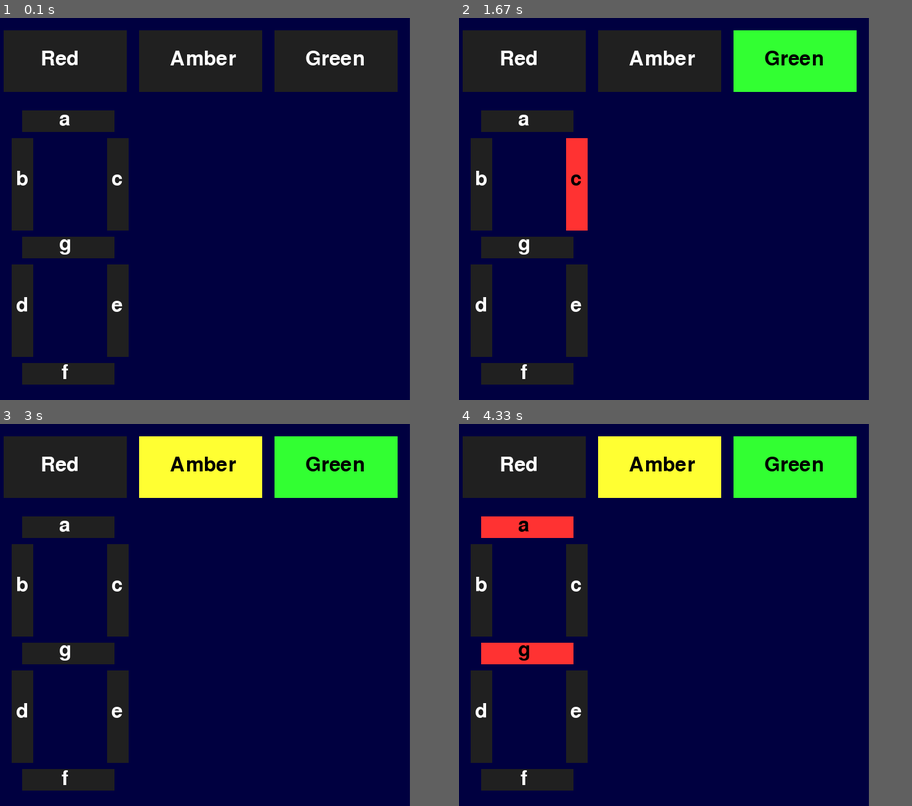
Above: before the commit, frames 1-4 (two rows, left to right).
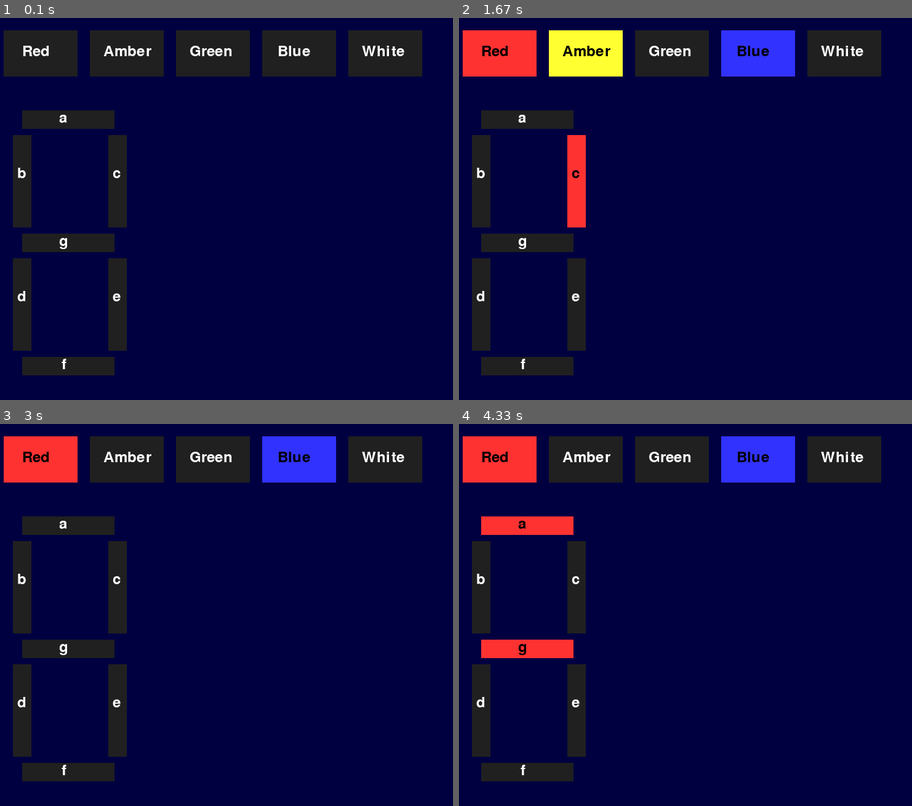
Above: after the commit, the same moments.

Repository: JulianNicholls/Raspberry-Pi-Misc
Game: pygame game, started from python/pygame/led_ui.py
Two runs of this game, one before a commit and one after it. Both use one fixed random seed, a clock stepped at 60 frames per second and the inputs below.
Inputs (mouse positions are in pixels of both pictures, inside the frame that each line leads up to):
- Up to frame 1 (0.1 s): no input
- Up to frame 2 (1.67 s): click "Red" at 0.38 s; click (572, 212) at 0.72 s; click (748, 75) at 1.05 s; click (558, 67) at 1.38 s
- Up to frame 3 (3 s): click "Amber" at 2.22 s; click "c" at 2.55 s
- Up to frame 4 (4.33 s): click (504, 530) at 3.38 s; click (531, 653) at 3.72 s
The window is 680x620 before the commit and 750x620 after it. Grey fills any space a smaller window leaves; there, only what the larger window draws over its background counts as a difference.

The runs differ from the first frame. In frame 1, 10% of the frame differs, in the area x 0-94%, y 3-96%; in frame 2, 16%; in frame 3, 16%; in frame 4, 16%.

Commit message:
Add more LEDs.
Resize and add more buttons.
Resize window to accommodate more buttons.
Remove default sizes from PinButton class.

Diff:
--- a/python/pygame/led_ui.py
+++ b/python/pygame/led_ui.py
@@ -14,6 +14,8 @@
 red_pin     = 11    # Pin Number, GPIO 17
 amber_pin   = 13    # Pin Number, GPIO 27
 green_pin   = 15    # Pin Number, GPIO 22
+blue_pin    = 29    # Pin Number, GPIO 5
+white_pin   = 31    # Pin Number, GPIO 6
 
 # 7-segment pins (See drive_7_segment.py for more details)
 #              a   b   c   d   e   f   g   p5
@@ -21,7 +23,7 @@
 
 # Sizes and stuff
 
-window_size = (680, 620)
+window_size = (750, 620)
 
 # Colours
 
@@ -32,6 +34,7 @@
 red     = (255, 50, 50)
 amber   = (255, 255, 50)
 green   = (50, 255, 50)
+lblue   = (50, 50, 255)
 
 
 #----------------------------------------------------------------------------
@@ -87,11 +90,12 @@
         """ NULL Action """
         pass
 
+
 #----------------------------------------------------------------------------
 # PinButton Class that holds a Pin reference and draws based on it.
 
 class PinButton(Button):
-    def __init__(self, x, y, pin, text, colour, width = 200, height = 100, x_offset = 50, y_offset = 30):
+    def __init__(self, x, y, pin, text, colour, width, height, x_offset, y_offset):
         super().__init__(x, y, text, colour, width, height, x_offset, y_offset)
 
         self.pin = pin
@@ -107,13 +111,14 @@
         """ Toggle the pin state """
         self.pin.toggle()
 
+
 #----------------------------------------------------------------------------
 # Initialisation functions
 
 def initialise_gpio():
     gpio.setmode(gpio.BOARD)
 
-    led_pins = [red_pin, amber_pin, green_pin]
+    led_pins = [red_pin, amber_pin, green_pin, blue_pin, white_pin]
 
     for pin in led_pins:
         gpio.setup(pin, gpio.OUT)
@@ -130,24 +135,29 @@
     pygame.display.set_caption("LED UI V2")
 
 
+#----------------------------------------------------------------------------
+# Main
+
 initialise_gpio()
 initialise_window()
 
 screen      = pygame.display.set_mode(window_size)
-button_font = pygame.font.Font(None, 48)
+button_font = pygame.font.Font(None, 36)
 
 buttons     = [
-    PinButton( 20,  20, Pin(red_pin),   'Red',   red,   200, 100, 60, 30),
-    PinButton(240,  20, Pin(amber_pin), 'Amber', amber, 200, 100, 50, 30),
-    PinButton(460,  20, Pin(green_pin), 'Green', green, 200, 100, 50, 30),
+    PinButton( 20,  20, Pin(red_pin),   'Red',   red,   120, 75, 30, 22),
+    PinButton(160,  20, Pin(amber_pin), 'Amber', amber, 120, 75, 22, 22),
+    PinButton(300,  20, Pin(green_pin), 'Green', green, 120, 75, 22, 22),
+    PinButton(440,  20, Pin(blue_pin),  'Blue',  lblue, 120, 75, 25, 22),
+    PinButton(580,  20, Pin(white_pin), 'White', white, 120, 75, 22, 22),
 
-    PinButton( 50, 150, Pin(pins7[0], False, True), 'a', red, 150,  35, 60,  -2),
-    PinButton( 33, 195, Pin(pins7[1], False, True), 'b', red,  35, 150,  7, 50),
-    PinButton(188, 195, Pin(pins7[2], False, True), 'c', red,  35, 150,  7, 50),
-    PinButton( 50, 355, Pin(pins7[6], False, True), 'g', red, 150,  35, 60,  -5),
-    PinButton( 33, 400, Pin(pins7[3], False, True), 'd', red,  35, 150,  7, 50),
-    PinButton(188, 400, Pin(pins7[4], False, True), 'e', red,  35, 150,  7, 50),
-    PinButton( 50, 560, Pin(pins7[5], False, True), 'f', red, 150,  35, 64,  -1),
+    PinButton( 50, 150, Pin(pins7[0], False, True), 'a', red, 150,  30, 60,  0),
+    PinButton( 35, 190, Pin(pins7[1], False, True), 'b', red,  30, 150,  7, 50),
+    PinButton(190, 190, Pin(pins7[2], False, True), 'c', red,  30, 150,  7, 50),
+    PinButton( 50, 350, Pin(pins7[6], False, True), 'g', red, 150,  30, 60,  0),
+    PinButton( 35, 390, Pin(pins7[3], False, True), 'd', red,  30, 150,  7, 50),
+    PinButton(190, 390, Pin(pins7[4], False, True), 'e', red,  30, 150,  7, 50),
+    PinButton( 50, 550, Pin(pins7[5], False, True), 'f', red, 150,  30, 64,  0),
 ]
 
 # Event Loop
